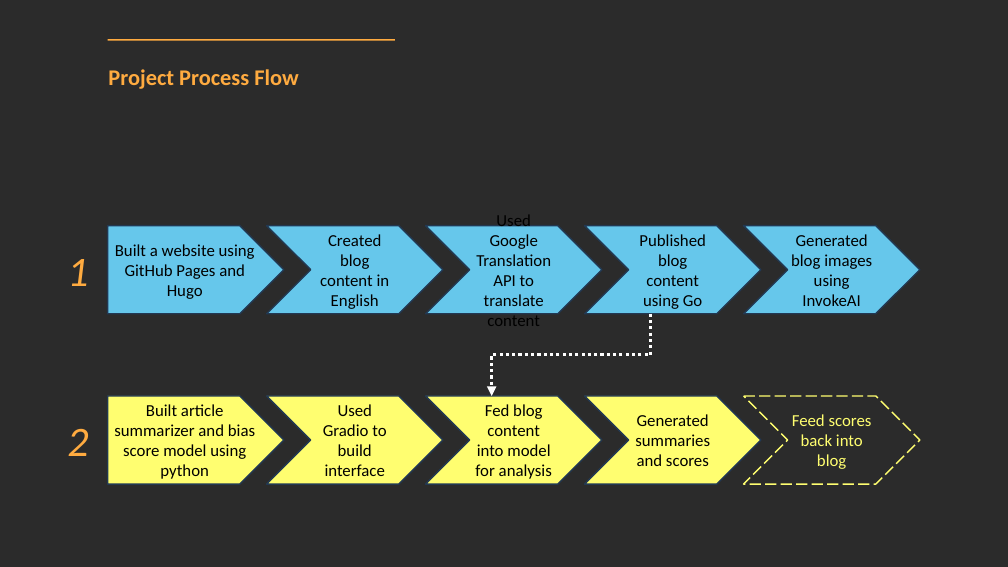
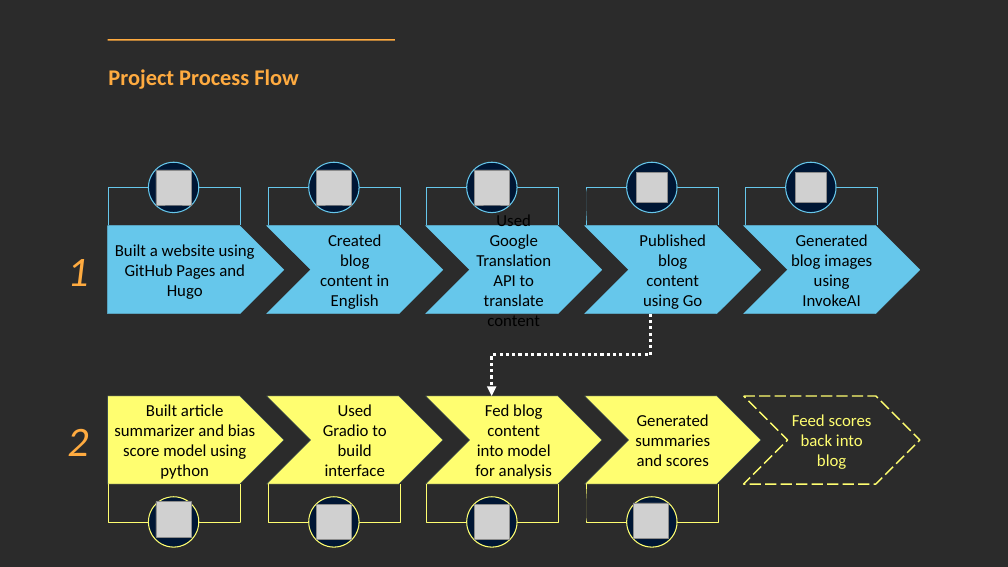
Before and after one commit to lnyousif/columbia-project3, a slide deck: slide 3 of Sean/Presentation/Final Project - Group 3.pptx. Drawn at 1008x567 pixels with LibreOffice and Linux fonts; fonts in the diff are those of the drawing; grey boxes stand for pictures; background and template pictures are left out; a plain dark background stands for a picture behind light text. Boxes give left, top, right and bottom in pixels: in the first picture for what was removed or moved away, otherwise in the second. Text is boxed around its words. In the diff, an @@ line names an element or a change of style, - is before the commit and + after.

```diff
--- a/Sean/Presentation/Final Project - Group 3.pptx
+++ b/Sean/Presentation/Final Project - Group 3.pptx
@@ ellipse added at bbox=[149, 162, 199, 213], fill #001634, outline #66C7EB 1.5 pt @@
@@ picture added at bbox=[156, 170, 191, 205] @@
@@ ellipse added at bbox=[309, 162, 359, 213], fill #001634, outline #66C7EB 1.5 pt @@
@@ picture added at bbox=[316, 170, 352, 205] @@
@@ ellipse added at bbox=[467, 162, 517, 213], fill #001634, outline #66C7EB 1.5 pt @@
@@ picture added at bbox=[475, 170, 510, 205] @@
@@ ellipse added at bbox=[627, 162, 677, 213], fill #001634, outline #66C7EB 1.5 pt @@
@@ picture added at bbox=[637, 172, 667, 203] @@
@@ ellipse added at bbox=[786, 162, 836, 213], fill #001634, outline #66C7EB 1.5 pt @@
@@ picture added at bbox=[796, 172, 826, 203] @@
@@ left bracket added at bbox=[108, 188, 240, 225], outline #66C7EB 0.25 pt @@
@@ left bracket added at bbox=[268, 188, 400, 225], outline #66C7EB 0.25 pt @@
@@ left bracket added at bbox=[426, 188, 558, 225], outline #66C7EB 0.25 pt @@
@@ left bracket added at bbox=[586, 188, 718, 225], outline #66C7EB 0.25 pt @@
@@ left bracket added at bbox=[745, 188, 877, 225], outline #66C7EB 0.25 pt @@
@@ outline #233953 2 pt to #66C7EB 0.5 pt in 5 elements at bbox=[108, 226, 284, 314], bbox=[266, 226, 443, 314], bbox=[426, 226, 602, 314], bbox=[585, 226, 761, 314], bbox=[744, 226, 920, 314] @@
@@ outline #233953 2 pt to #233953 0.5 pt in 4 elements at bbox=[266, 396, 443, 485], bbox=[108, 396, 284, 485], bbox=[426, 396, 602, 485], bbox=[585, 396, 761, 485] @@
@@ left bracket added at bbox=[108, 484, 240, 522], outline #FFFE70 0.25 pt @@
@@ ellipse added at bbox=[149, 497, 199, 548], fill #001634, outline #FFFE70 1.5 pt @@
@@ picture added at bbox=[156, 502, 191, 537] @@
@@ left bracket added at bbox=[268, 484, 400, 522], outline #FFFE70 0.25 pt @@
@@ ellipse added at bbox=[309, 497, 359, 548], fill #001634, outline #FFFE70 1.5 pt @@
@@ picture added at bbox=[316, 505, 352, 540] @@
@@ left bracket added at bbox=[426, 484, 558, 522], outline #FFFE70 0.25 pt @@
@@ ellipse added at bbox=[467, 497, 517, 548], fill #001634, outline #FFFE70 1.5 pt @@
@@ picture added at bbox=[475, 505, 510, 540] @@
@@ left bracket added at bbox=[586, 484, 718, 522], outline #FFFE70 0.25 pt @@
@@ ellipse added at bbox=[627, 497, 677, 548], fill #001634, outline #FFFE70 1.5 pt @@
@@ picture added at bbox=[633, 503, 668, 539] @@
```
